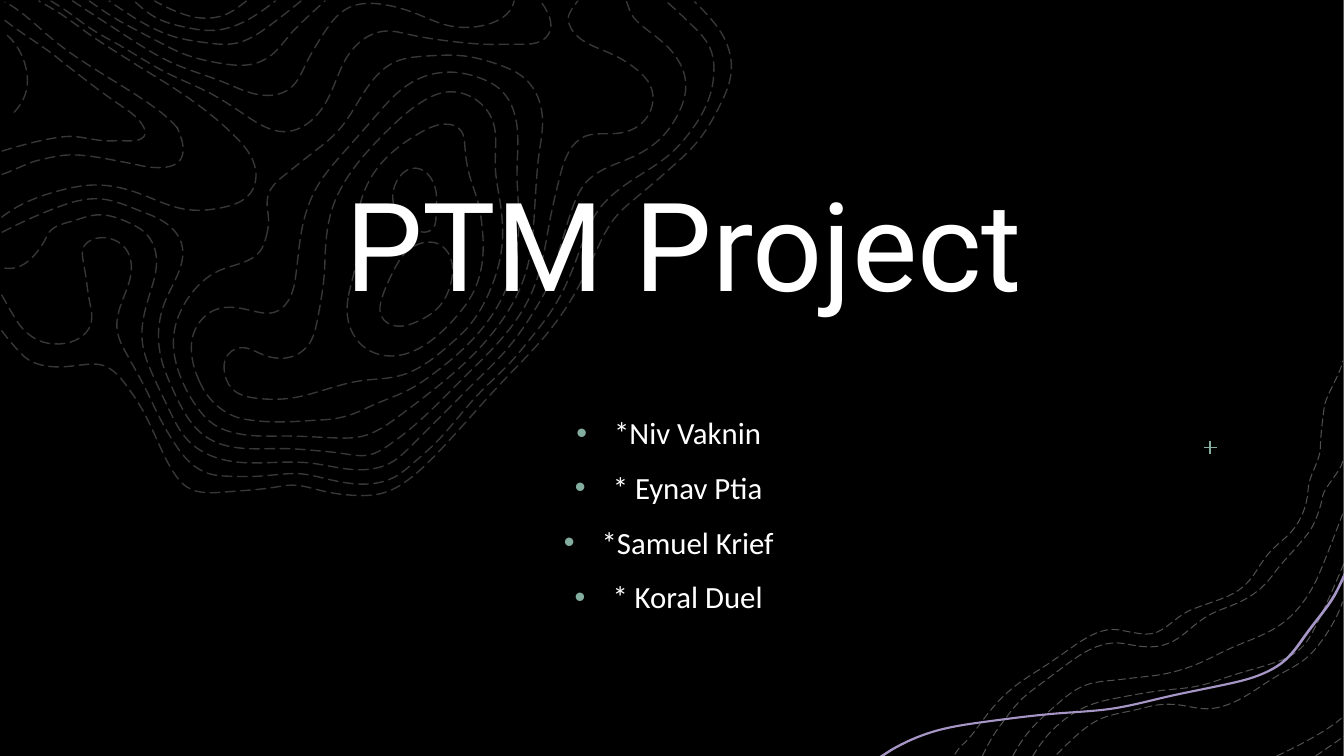
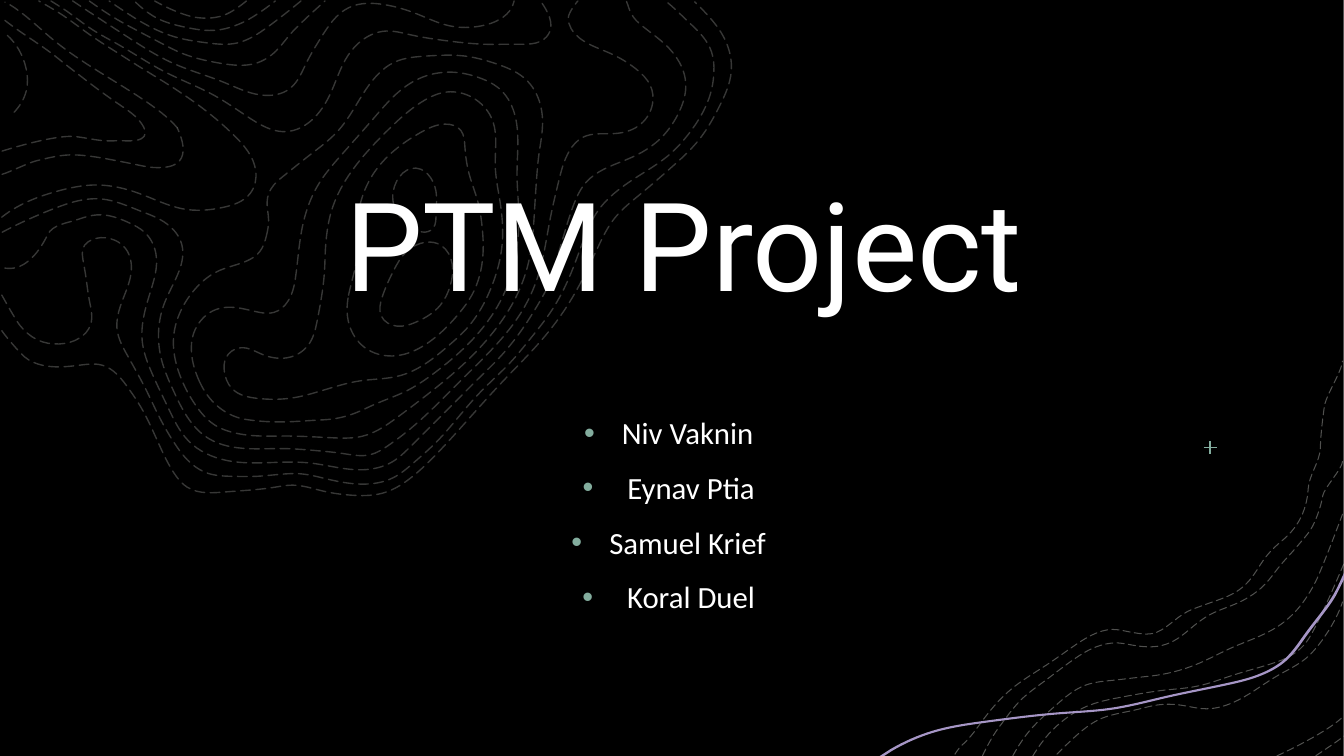
Before and after one commit to vaknin34/Flight-detector-java-, a slide deck: slide 1 of Files/PTM Project.pptx. Drawn at 1344x756 pixels with LibreOffice and Linux fonts; fonts in the diff are those of the drawing; background and template pictures are left out; a plain dark background stands for a picture behind light text. Boxes give left, top, right and bottom in pixels: in the first picture for what was removed or moved away, otherwise in the second. Text is boxed around its words. In the diff, an @@ line names an element or a change of style, - is before the commit and + after.

Commit message:
pack project

```diff
--- a/Files/PTM Project.pptx
+++ b/Files/PTM Project.pptx
@@ subtitle at [609,422,766,609]: text changed @@
-• *Niv Vaknin
-• * Eynav Ptia
-• *Samuel Krief
-• * Koral Duel
+• Niv Vaknin
+• Eynav Ptia
+• Samuel Krief
+• Koral Duel
```
Also in this commit, not shown: 3 other slides changed, 5 other files.
